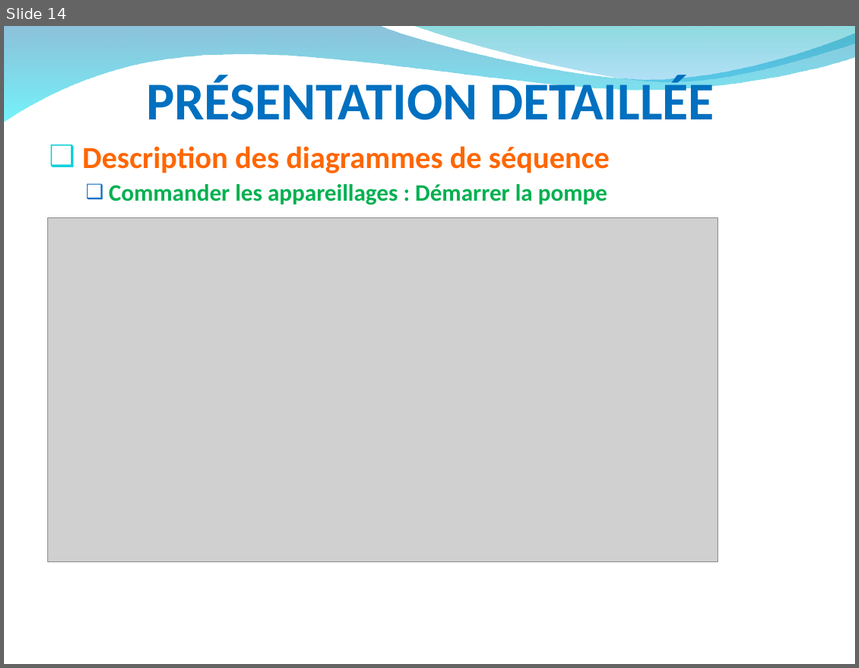
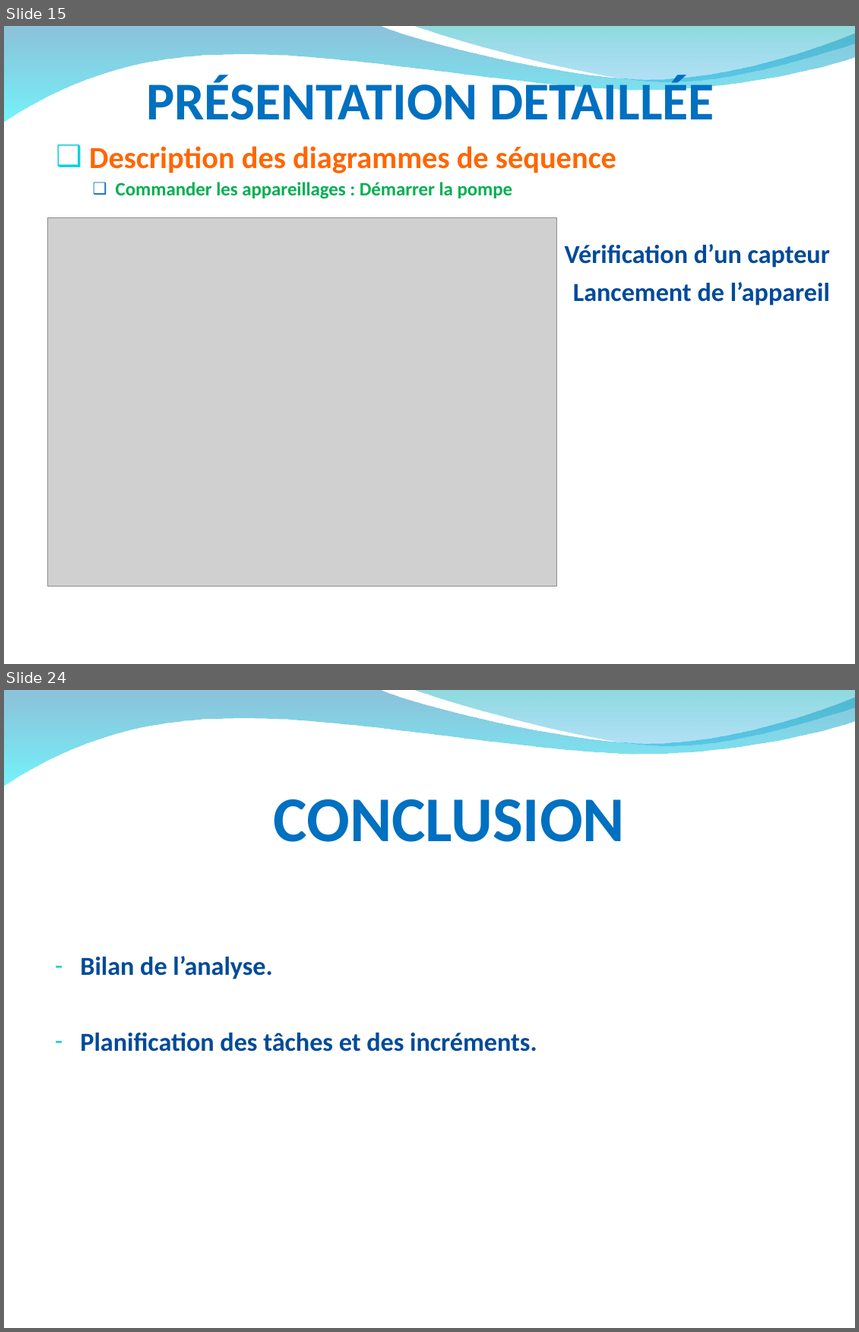
Before and after one commit to hardware/AscenseurPoissons, a slide deck: DOSSIERS A RENDRE/RevueAnalysePPT.ppt. Shown one above the other, each under a label of ours: slide 14 before the commit, slides 15 and 24 after it; the slides between them are not shown. The pictures are 859x668 and 859x1332 pixels, drawn with LibreOffice and Linux fonts; fonts in the diff are those of the drawing; grey boxes stand for pictures; background and template pictures are left out. Boxes give left, top, right and bottom in pixels: in the first picture for what was removed or moved away, otherwise in the second. Text is boxed around its words. In the diff, an @@ line names an element or a change of style, - is before the commit and + after.

```diff
--- a/DOSSIERS A RENDRE/RevueAnalysePPT.ppt
+++ b/DOSSIERS A RENDRE/RevueAnalysePPT.ppt
@@ slide 24 added at [4, 690, 855, 1328], background picture (left out); not listed: 2 template elements that a slide beside it also shows @@
@@ title added at [274, 799, 626, 842], 54 pt, text #0070C0, bold @@
+CONCLUSION
@@ text added at [80, 956, 538, 1052], 22 pt, text #004A99, bold @@
+– Bilan de l’analyse.
+– Planification des tâches et des incréments.
@@ what was slide 14 is now slide 15 @@
@@ slide 15 changed as well @@
@@ text "Description des diagrammes de séquence": place and size @@
-text "Description des diagrammes de séquence" at [82, 146, 610, 205]
+text "Description des diagrammes de séquence" at [89, 146, 830, 306]
@@ text at [116, 182, 513, 199]: size 20 to 16 pt in "Commander les appareillages : Démarrer la pompe"; less space between paragraphs @@
@@ picture: place and size @@
-picture at [47, 218, 718, 561]
+picture at [47, 218, 557, 586]
@@ text at [565, 244, 830, 306]: paragraphs added @@
+Vérification d’un capteur
+Lancement de l’appareil
```
Also in this commit, not shown: 8 other slides changed, 9 other slides added, 13 slides removed.
